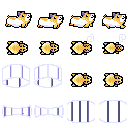
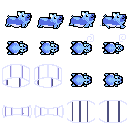
Layered file, before and after one edit (128×128). Changes by layer:
added layer "Pasted Layer #4" above "Pasted Layer #3" over <box>4,12,125,122</box>
hid "hamster.png" over <box>4,12,125,122</box>
